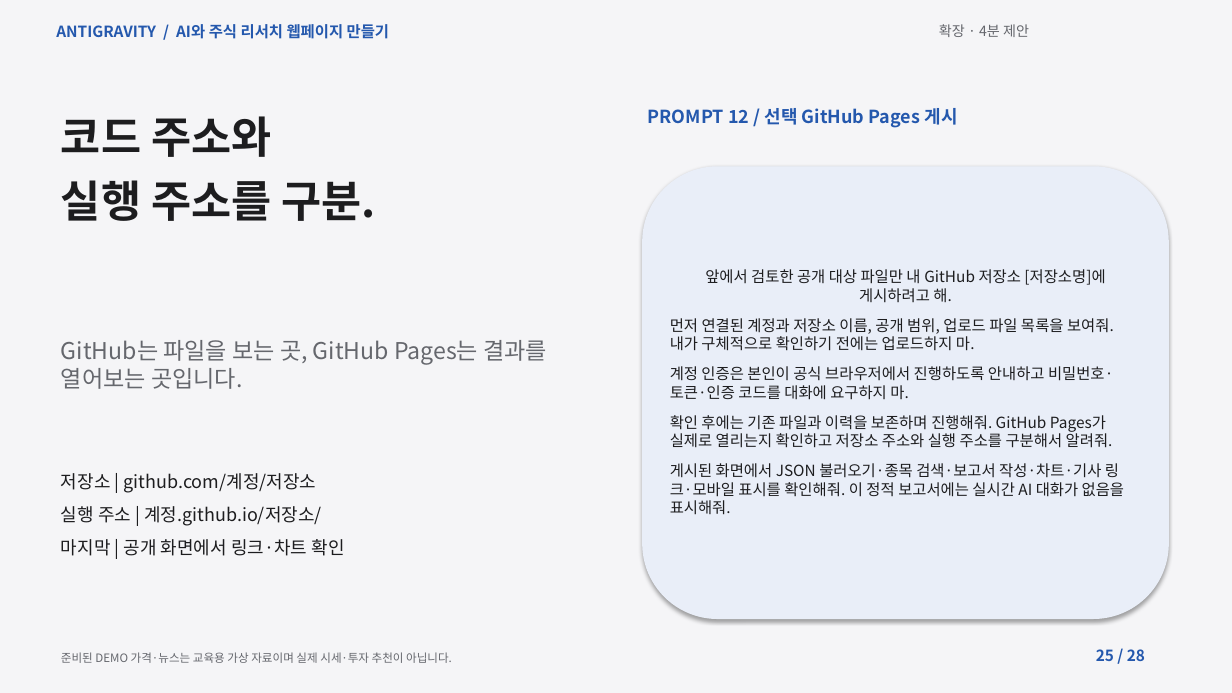
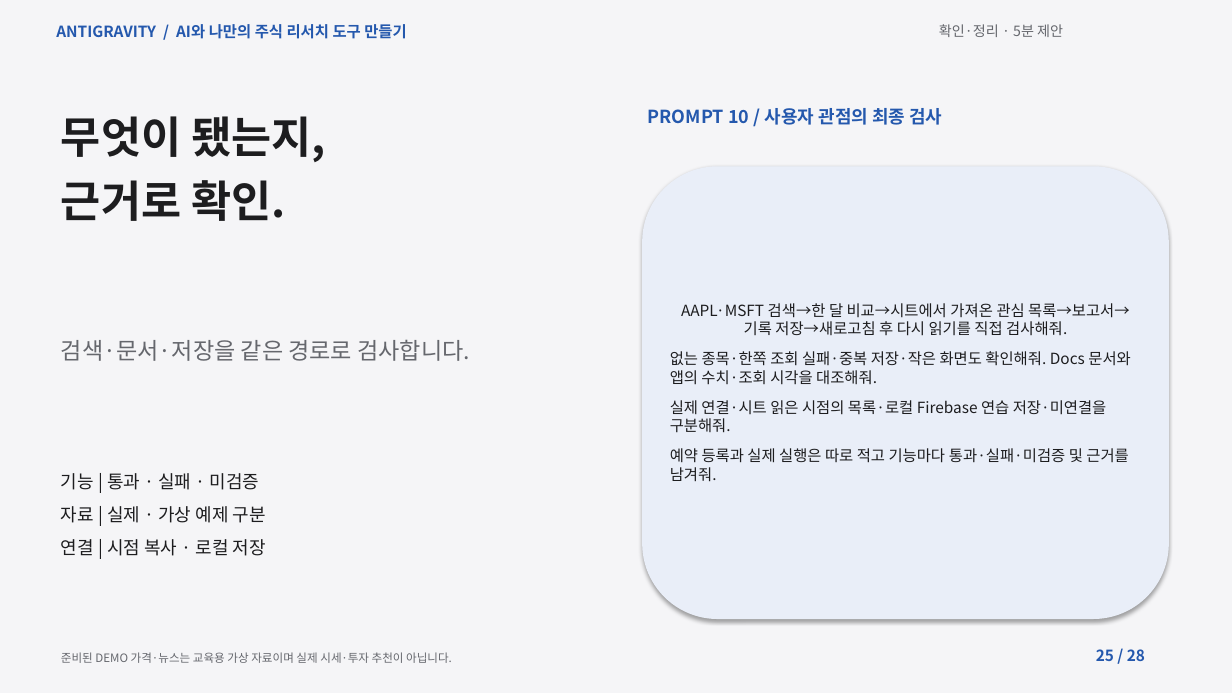
Before and after one commit to elect94/reportsol, a slide deck: slide 25 of materials/lecture.pptx. Drawn at 1232x693 pixels with LibreOffice and Linux fonts; fonts in the diff are those of the drawing. Boxes give left, top, right and bottom in pixels: in the first picture for what was removed or moved away, otherwise in the second. Text is boxed around its words. In the diff, an @@ line names an element or a change of style, - is before the commit and + after.

```diff
--- a/materials/lecture.pptx
+++ b/materials/lecture.pptx
@@ text at (56, 24, 406, 39): text changed @@
-ANTIGRAVITY / AI와 주식 리서치 웹페이지 만들기
+ANTIGRAVITY / AI와 나만의 주식 리서치 도구 만들기
@@ text at (939, 24, 1063, 37): text changed @@
-확장 · 4분 제안
+확인·정리 · 5분 제안
@@ text at (61, 116, 325, 221): text changed @@
-코드 주소와
-실행 주소를 구분.
+무엇이 됐는지,
+근거로 확인.
@@ text at (648, 108, 942, 125): text changed @@
-PROMPT 12 / 선택 GitHub Pages 게시
+PROMPT 10 / 사용자 관점의 최종 검사
@@ text in rounded rectangle at (670, 303, 1130, 482): text changed @@
-앞에서 검토한 공개 대상 파일만 내 GitHub 저장소 [저장소명]에 게시하려고 해.
-먼저 연결된 계정과 저장소 이름, 공개 범위, 업로드 파일 목록을 보여줘. 내가 구체적으로 확인하기 전에는 업로드하지 마.
-계정 인증은 본인이 공식 브라우저에서 진행하도록 안내하고 비밀번호·토큰·인증 코드를 대화에 요구하지 마.
-확인 후에는 기존 파일과 이력을 보존하며 진행해줘. GitHub Pages가 실제로 열리는지 확인하고 저장소 주소와 실행 주소를 구분해서 알려줘.
-게시된 화면에서 JSON 불러오기·종목 검색·보고서 작성·차트·기사 링크·모바일 표시를 확인해줘. 이 정적 보고서에는 실시간 AI 대화가 없음을 표시해줘.
+AAPL·MSFT 검색→한 달 비교→시트에서 가져온 관심 목록→보고서→기록 저장→새로고침 후 다시 읽기를 직접 검사해줘.
+없는 종목·한쪽 조회 실패·중복 저장·작은 화면도 확인해줘. Docs 문서와 앱의 수치·조회 시각을 대조해줘.
+실제 연결·시트 읽은 시점의 목록·로컬 Firebase 연습 저장·미연결을 구분해줘.
+예약 등록과 실제 실행은 따로 적고 기능마다 통과·실패·미검증 및 근거를 남겨줘.
@@ text at (61, 339, 470, 361): text changed @@
-GitHub는 파일을 보는 곳, GitHub Pages는 결과를 열어보는 곳입니다.
+검색·문서·저장을 같은 경로로 검사합니다.
@@ text at (61, 473, 266, 556): text changed @@
-저장소 | github.com/계정/저장소
-실행 주소 | 계정.github.io/저장소/
-마지막 | 공개 화면에서 링크·차트 확인
+기능 | 통과 · 실패 · 미검증
+자료 | 실제 · 가상 예제 구분
+연결 | 시점 복사 · 로컬 저장
```
Also in this commit, not shown: 26 other slides changed, 1 slide added, 1 slide removed, 26 other files.
